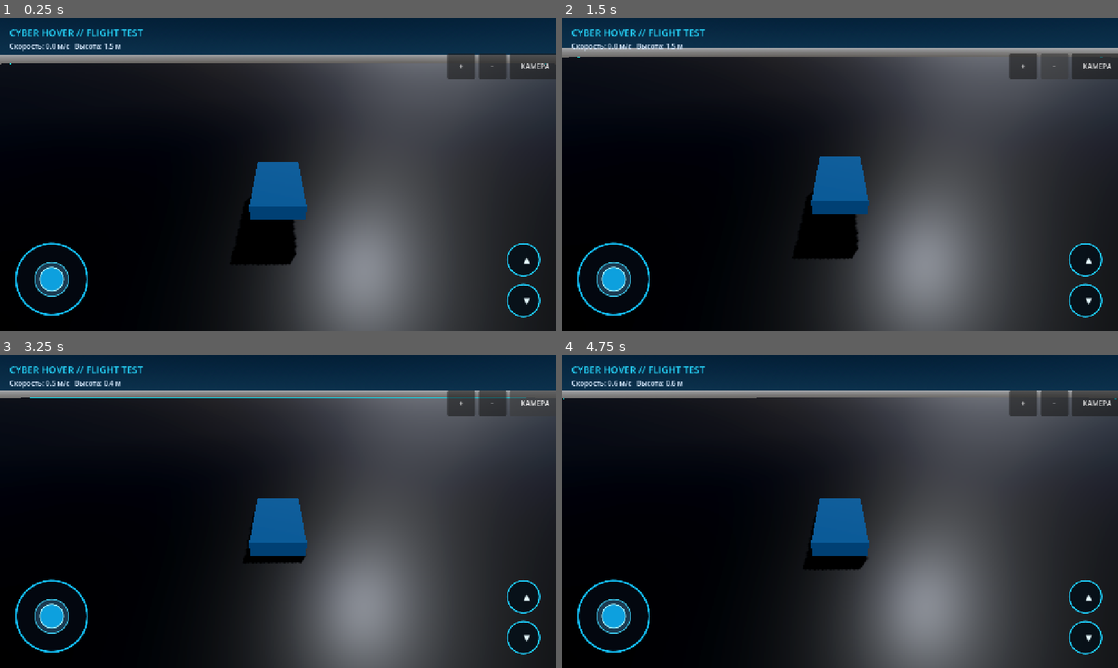
Above: before the commit, frames 1-4 (two rows, left to right).
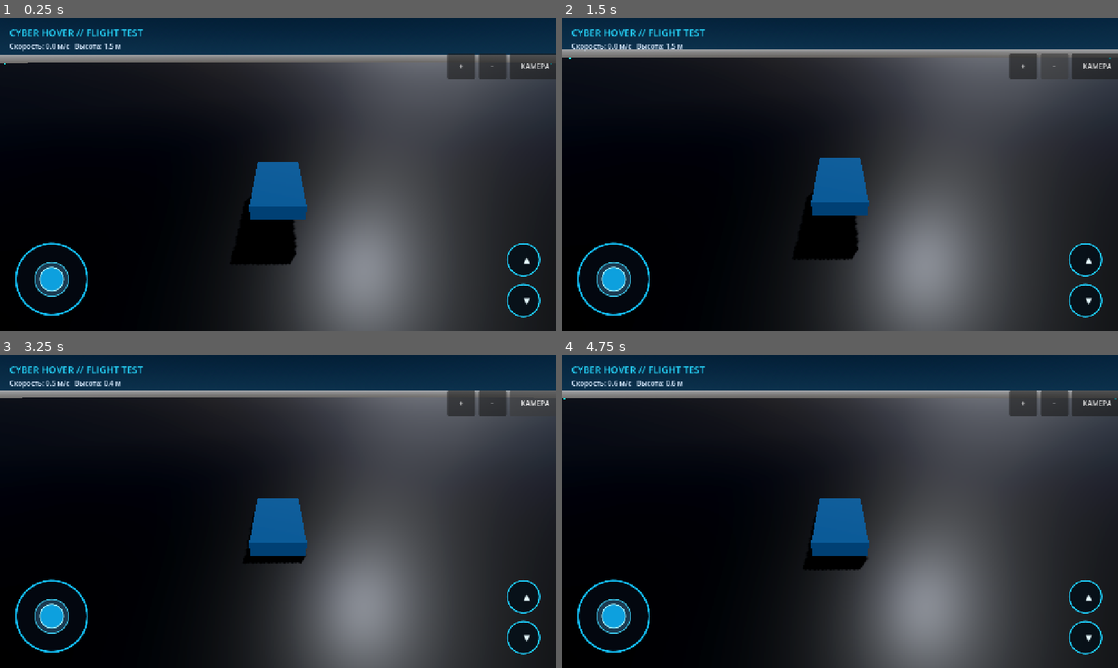
Above: after the commit, the same moments.

Repository: a89526425040-creator/CyberHoverDemo
Game: Godot game, scene res://main.tscn
Same seed, same stepped clock (60 frames per second), same inputs: the game is played once before the commit and once after it.
Inputs (mouse positions are in pixels of both pictures, inside the frame that each line leads up to):
- Up to frame 1 (0.25 s): no input
- Up to frame 2 (1.5 s): click "+" at 0.5 s; click "−" at 1.25 s
- Up to frame 3 (3.25 s): click "КАМЕРА" at 2 s; click "ВОЗВРАТ" at 2.75 s
- Up to frame 4 (4.75 s): tap Enter at 3.5 s; move the mouse to (962, 495) at 3.52 s; hold D 3.53-4.25 s; tap Ctrl at 3.6 s; click (962, 495) at 3.67 s; tap Space at 3.77 s; drag from (728, 527) to (812, 574) at 4.27 s

The runs differ from the first frame. In frame 1, 0.1% of the frame differs, in the area x 0-100%, y 14-56%; in frame 2, 0.7%, in the area x 0-100%, y 9-78%; in frame 3, 0.2%; in frame 4, less than 0.1%.

Commit message:
Disable automatic interpolation on manually followed camera

Diff:
--- a/scripts/world.gd
+++ b/scripts/world.gd
@@ -332,6 +332,10 @@
     camera.name = "ChaseCamera"
     camera.current = true
     camera.fov = 68
+    # Camera is positioned manually every rendered frame using the vehicle's
+    # interpolated transform. Disable automatic interpolation on the camera
+    # itself to avoid applying interpolation twice (Godot camera jitter case).
+    camera.physics_interpolation_mode = Node.PHYSICS_INTERPOLATION_MODE_OFF
     add_child(camera)
     # Start behind and above the hovercraft so the complete vehicle is visible.
     camera.global_position = Vector3(0, 8.0, -14.0)
